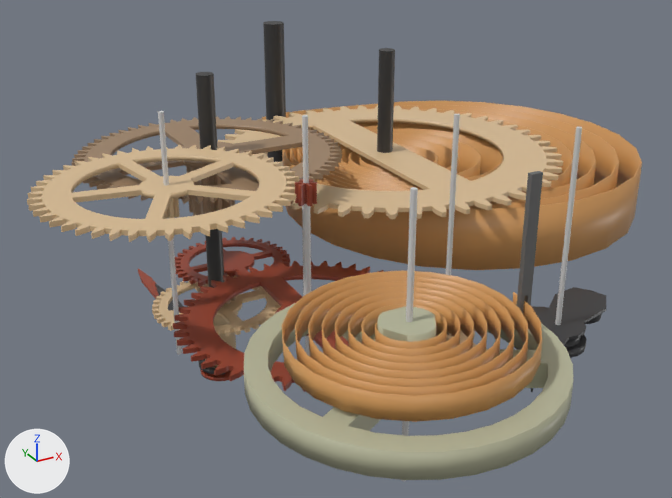
Two versions of the COLLADA model assets/models/clock.dae, one commit apart.
Both versions are drawn from a 50 mm camera at (-9.71, -13.18, 9.48) aimed at (-0.47, 3.62, 1.09). Every picture has the same lights, and +X, +Y and +Z are marked at lower left. Where no turn or scale is listed for an object, it has been applied to the vertices.

Objects in the first picture: 'anchor', 'gear_000', 'gear_001', 'gear_002', 'gear_003', 'gear_hours', 'gear_minutes', 'hand_hours', 'hand_minutes', 'movement_spring', 'pendulum', 'pendulum_spring', 'pin_000', 'pin_001', 'pin_002', 'pin_003', 'pin_004', 'pin_005', 'pin_007'.
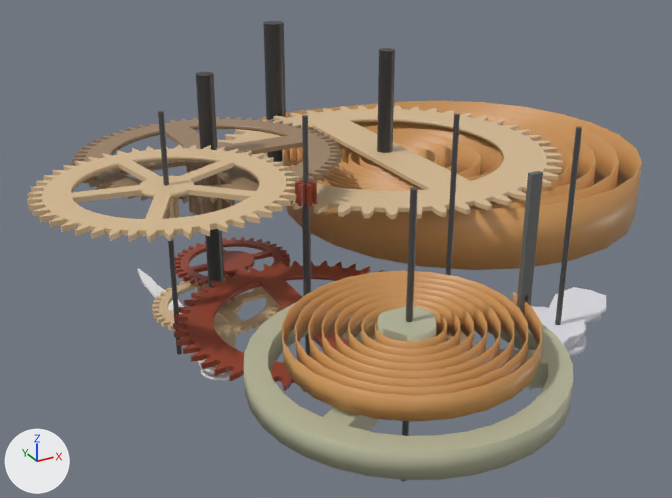
Pixel boxes (x1, y1, x2, y2) of what changed, in the pictures (672 x 498 px):
'anchor', recoloured (grey to white): (515, 287, 606, 392) in both
'pin_003', recoloured (grey to black): (302, 115, 311, 356) in both
'pin_001', recoloured (grey to black): (555, 127, 582, 325) in both
'pin_002', recoloured (grey to black): (401, 187, 418, 481) in both
'pin_004', recoloured (grey to black): (158, 111, 182, 355) in both
'pin_000', recoloured (grey to black): (446, 114, 460, 275) in both
'hand_minutes', recoloured (brown to white): (138, 269, 232, 381) in both
'hand_hours', recoloured (grey to white): (155, 283, 225, 375) in both

Patch to the scene script:
```diff
--- a/assets/models/clock.dae.py
+++ b/assets/models/clock.dae.py
@@ mat_metal_pin @@
 mat_metal_pin = principled_material('metal_pin')
-mat_metal_pin.base_color = (0.64, 0.64, 0.64)  # light grey #d1d1d1
+mat_metal_pin.base_color = (0.0697, 0.0697, 0.0697)  # dark grey #4b4b4b
 mat_metal_pin.roughness = 0.44
@@ mat_anchor @@
 mat_anchor = principled_material('anchor')
-mat_anchor.base_color = (0.0373, 0.0373, 0.0398)  # black #363638
+mat_anchor.base_color = (0.743, 0.743, 0.8)  # white #e0e0e7
 mat_anchor.roughness = 0.44
@@ mat_hand @@
+mat_hand = principled_material('hand')
+mat_hand.base_color = (0.8, 0.8, 0.8)  # white #e7e7e7
+mat_hand.roughness = 0.44
@@ me_hand_hours @@
 me_hand_hours.from_pydata(...)  # 134 vertices, 264 faces; spans x -0.53..0.53, y -0.52..4.85, z 0.0..0.09
-me_hand_hours.materials.append(mat_anchor)  # black #363638
+me_hand_hours.materials.append(mat_hand)  # white #e7e7e7
@@ me_hand_minutes @@
 me_hand_minutes.from_pydata(...)  # 110 vertices, 212 faces; spans x -0.5..0.5, y -0.5..6.41, z -0.05..1.99
-me_hand_minutes.materials.append(mat_gear3)  # brown #96422d
+me_hand_minutes.materials.append(mat_hand)  # white #e7e7e7
```
